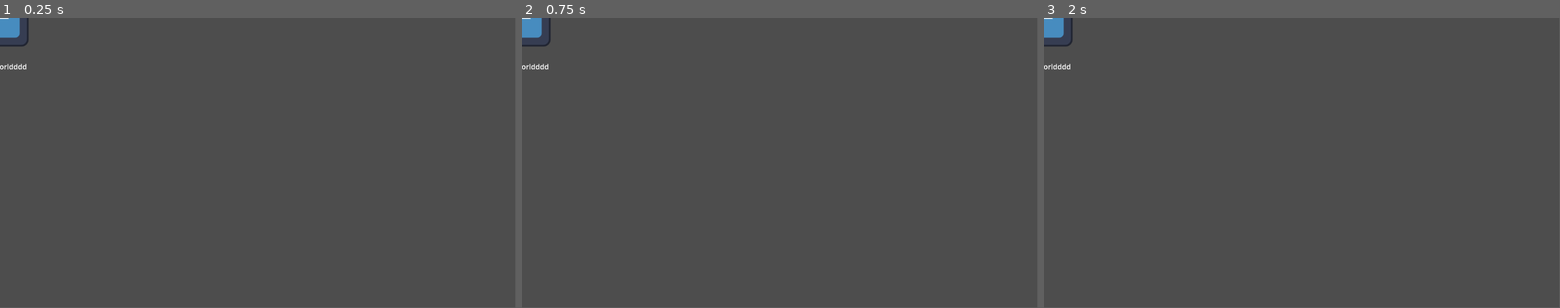
Above: before the commit, frames 1-3 (left to right).
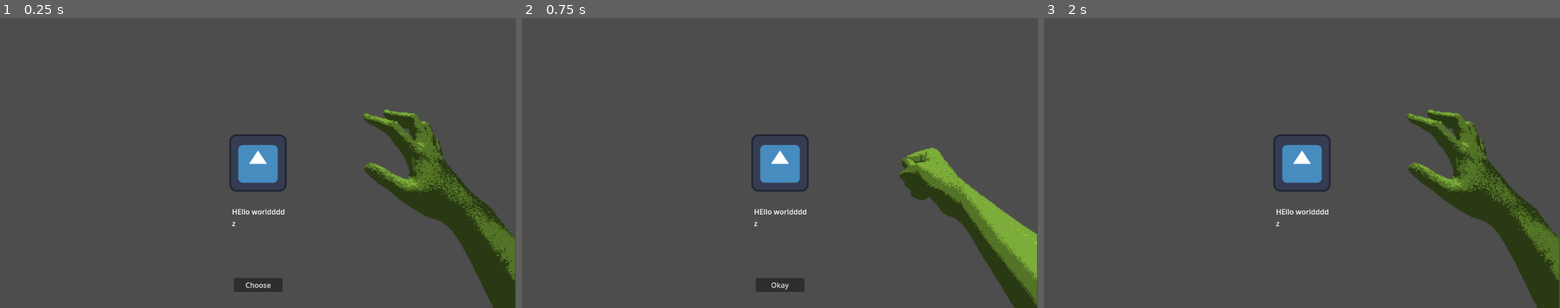
Above: after the commit, the same moments.

Repository: rajariandhana/FileMonster
Game: Godot game, scene res://scenes/game.tscn
The game is run twice, just before and just after one commit, with the same random seed, the same clock (stepped at 60 frames per second) and the same inputs. The engine's default icon, where the game draws it, is replaced by a stand-in: a white triangle on a blue panel in a dark square.
Inputs (mouse positions are in pixels of both pictures, inside the frame that each line leads up to):
- Up to frame 1 (0.25 s): no input
- Up to frame 2 (0.75 s): click (780, 284) at 0.5 s, where only the run after the commit has a clickable "Choose"
- Up to frame 3 (2 s): click (1302, 284) at 1.25 s, where only the run after the commit has a clickable "Okay"
In our replay, the window is 799x449 before the commit and 800x450 after it. These sizes can differ from the game's own. Grey fills any space a smaller window leaves; there, only what the larger window draws over its background counts as a difference.

The runs differ from the first frame. In frame 1, 9.2% of the frame differs, in the area x 0-100%, y 0-100%; in frame 2, 7.7%; in frame 3, 8.8%.

Commit message:
player hand

Diff:
--- a/project.godot
+++ b/project.godot
@@ -15,6 +15,10 @@
 config/features=PackedStringArray("4.4", "GL Compatibility")
 config/icon="res://icon.svg"
 
+[display]
+
+window/stretch/mode="viewport"
+
 [rendering]
 
 renderer/rendering_method="gl_compatibility"
--- a/scenes/game.gd
+++ b/scenes/game.gd
@@ -1,11 +1,19 @@
 extends Node2D
 
+@onready var player_hand: Area2D = $PlayerHand
 
-# Called when the node enters the scene tree for the first time.
+@onready var choose_okay: Button = $ChooseOkay
+@onready var toggle_choose: Button = $ToggleChoose
+
 func _ready() -> void:
-	pass # Replace with function body.
+	toggle_choose.visible = true
+	choose_okay.visible = false
 
+func _on_toggle_choose_pressed() -> void:
+	toggle_choose.visible = false
+	choose_okay.visible = true
+	player_hand.toggle_choose(true)
 
-# Called every frame. 'delta' is the elapsed time since the previous frame.
-func _process(delta: float) -> void:
-	pass
+func _on_choose_okay_pressed() -> void:
+	choose_okay.visible = false;
+	player_hand.toggle_choose(false)
--- a/scenes/game.tscn
+++ b/scenes/game.tscn
@@ -1,7 +1,9 @@
-[gd_scene load_steps=3 format=3 uid="uid://6tkv8ohnat6r"]
+[gd_scene load_steps=5 format=3 uid="uid://6tkv8ohnat6r"]
 
 [ext_resource type="Script" uid="uid://dgnj5viotp21n" path="res://scenes/game.gd" id="1_uwrxv"]
 [ext_resource type="Texture2D" uid="uid://skrt8dievfwd" path="res://icon.svg" id="2_yqjtg"]
+[ext_resource type="PackedScene" uid="uid://bqp7oxm2tlpn1" path="res://scenes/player_hand.tscn" id="3_lbhrr"]
+[ext_resource type="Script" uid="uid://b2wtax51uglhu" path="res://scripts/player_hand.gd" id="4_iywne"]
 
 [node name="Game" type="Node2D"]
 script = ExtResource("1_uwrxv")
@@ -16,3 +18,26 @@
 offset_bottom = 146.0
 text = "HEllo worldddd
 z"
+
+[node name="Camera2D" type="Camera2D" parent="."]
+
+[node name="PlayerHand" parent="." instance=ExtResource("3_lbhrr")]
+position = Vector2(334, 96)
+script = ExtResource("4_iywne")
+
+[node name="ToggleChoose" type="Button" parent="."]
+offset_left = -54.0
+offset_top = 257.0
+offset_right = 55.0
+offset_bottom = 288.0
+text = "Choose"
+
+[node name="ChooseOkay" type="Button" parent="."]
+offset_left = -54.0
+offset_top = 257.0
+offset_right = 55.0
+offset_bottom = 288.0
+text = "Okay"
+
+[connection signal="pressed" from="ToggleChoose" to="." method="_on_toggle_choose_pressed"]
+[connection signal="pressed" from="ChooseOkay" to="." method="_on_choose_okay_pressed"]
--- /dev/null
+++ b/scenes/player_hand.tscn
@@ -0,0 +1,15 @@
+[gd_scene load_steps=3 format=3 uid="uid://bqp7oxm2tlpn1"]
+
+[ext_resource type="Texture2D" uid="uid://v73lhx057x80" path="res://graphics/player_hand/default.png" id="1_4moqc"]
+
+[sub_resource type="CircleShape2D" id="CircleShape2D_4moqc"]
+radius = 289.043
+
+[node name="PlayerHand" type="Area2D"]
+
+[node name="Sprite2D" type="Sprite2D" parent="."]
+texture = ExtResource("1_4moqc")
+
+[node name="CollisionShape2D" type="CollisionShape2D" parent="."]
+position = Vector2(75, 3)
+shape = SubResource("CircleShape2D_4moqc")
--- /dev/null
+++ b/scripts/player_hand.gd
@@ -0,0 +1,40 @@
+extends Area2D
+
+@onready var sprite_2d: Sprite2D = $Sprite2D
+
+enum TYPE {
+	ROCK, PAPER, SCISSOR
+}
+
+var choosable: bool
+var type
+var sprite_path = "res://graphics/player_hand/"
+var sprite_end = ".png"
+var sprite_name = ["default", "rock", "paper", "scissor"]
+var default = sprite_path + sprite_name[0] + sprite_end
+
+func _ready() -> void:
+	choosable = false
+	type = 0
+	sprite_2d.texture = load(default)
+
+func toggle_choose(value):
+	print(value)
+	choosable = value
+	if (choosable):
+		type = 1
+	else:
+		type = 0
+	sprite_2d.texture = load(sprite_path + sprite_name[type] + sprite_end)
+
+func toggle_type():
+	type+=1
+	if (type == 4):
+		type = 1
+	var path = sprite_path + sprite_name[type] + sprite_end
+	#print(path)
+	sprite_2d.texture = load(path)
+
+func _input_event(viewport, event, shape_idx) -> void:
+	if event is InputEventMouseButton and event.pressed and choosable:
+		toggle_type()
Binary file added: graphics/player_hand/default.png
Not shown, added: graphics/player_hand/default.png.import
Binary file added: graphics/player_hand/paper.png
Not shown, added: graphics/player_hand/paper.png.import
Binary file added: graphics/player_hand/rock.png
Not shown, added: graphics/player_hand/rock.png.import
Binary file added: graphics/player_hand/scissor.png
Not shown, added: graphics/player_hand/scissor.png.import
Not shown, added: scripts/player_hand.gd.uid
